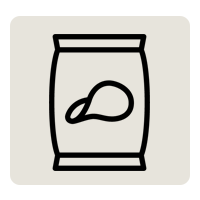
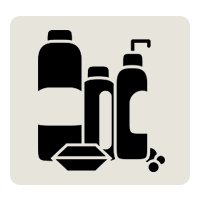
Layers edited between the first and the second 200 x 200 image:
hid "Layer 14" over [49, 34, 150, 171]
added layer "Layer 18" above "Layer 16" over [38, 30, 165, 172]
